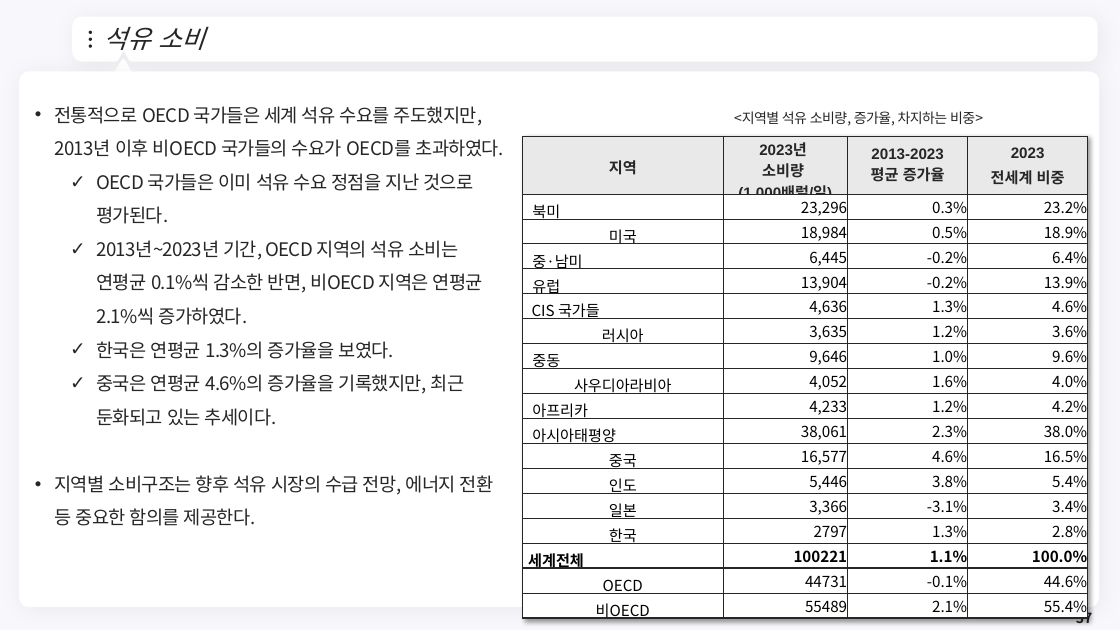
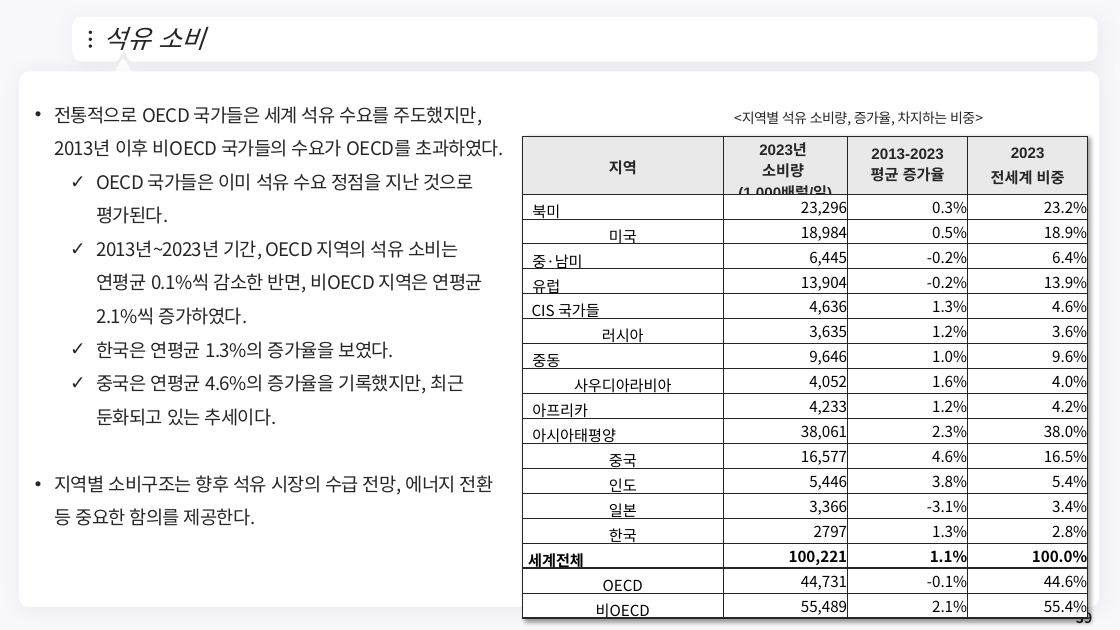
Before and after one commit to meandthey/Teaching, a slide deck: slide 39 of 에너지경제학/자원에너지경제학_Chapter_3 (석유).pptx (slide 37 before the commit). Drawn at 1120x630 pixels with LibreOffice and Linux fonts; fonts in the diff are those of the drawing; background and template pictures are left out. Boxes give left, top, right and bottom in pixels: in the first picture for what was removed or moved away, otherwise in the second. Text is boxed around its words. In the diff, an @@ line names an element or a change of style, - is before the commit and + after.

```diff
--- a/에너지경제학/자원에너지경제학_Chapter_3 (석유).pptx
+++ b/에너지경제학/자원에너지경제학_Chapter_3 (석유).pptx
@@ table at <box>523,136,1088,625</box> @@
-row 16, column 2: 100221
+row 16, column 2: 100,221
-row 17, column 2: 44731
+row 17, column 2: 44,731
-row 18, column 2: 55489
+row 18, column 2: 55,489
@@ page number at <box>1076,610,1092,623</box>: text changed @@
-37
+39
```
Also in this commit, not shown: 3 slides added, 1 other file.
